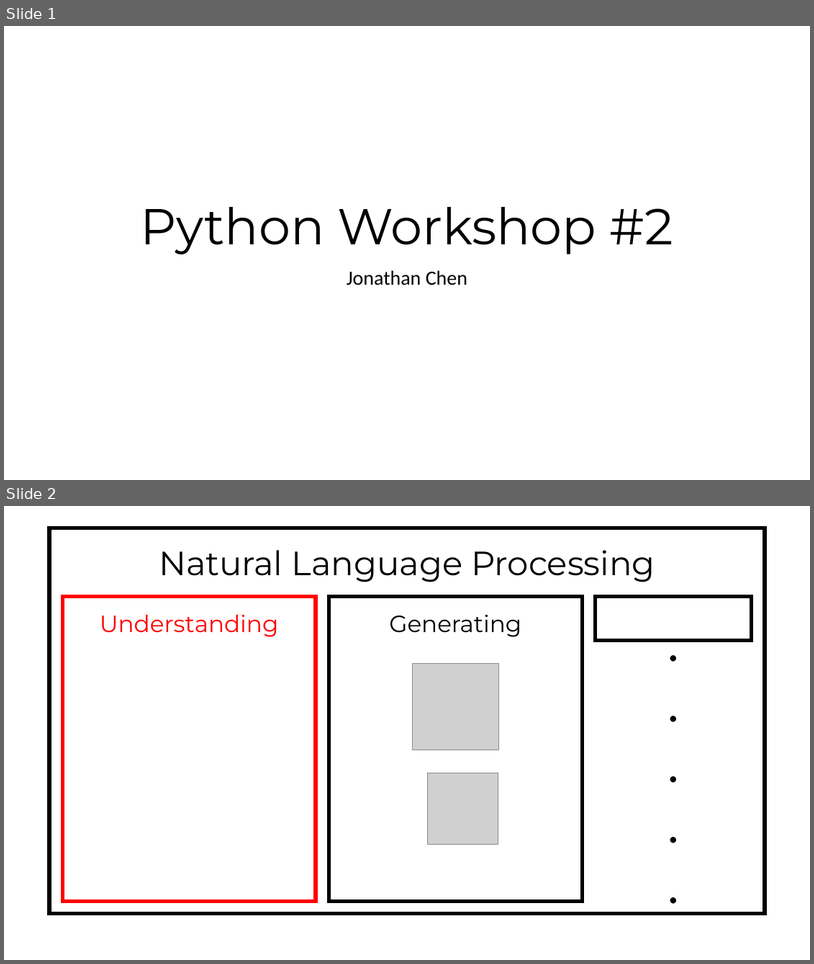
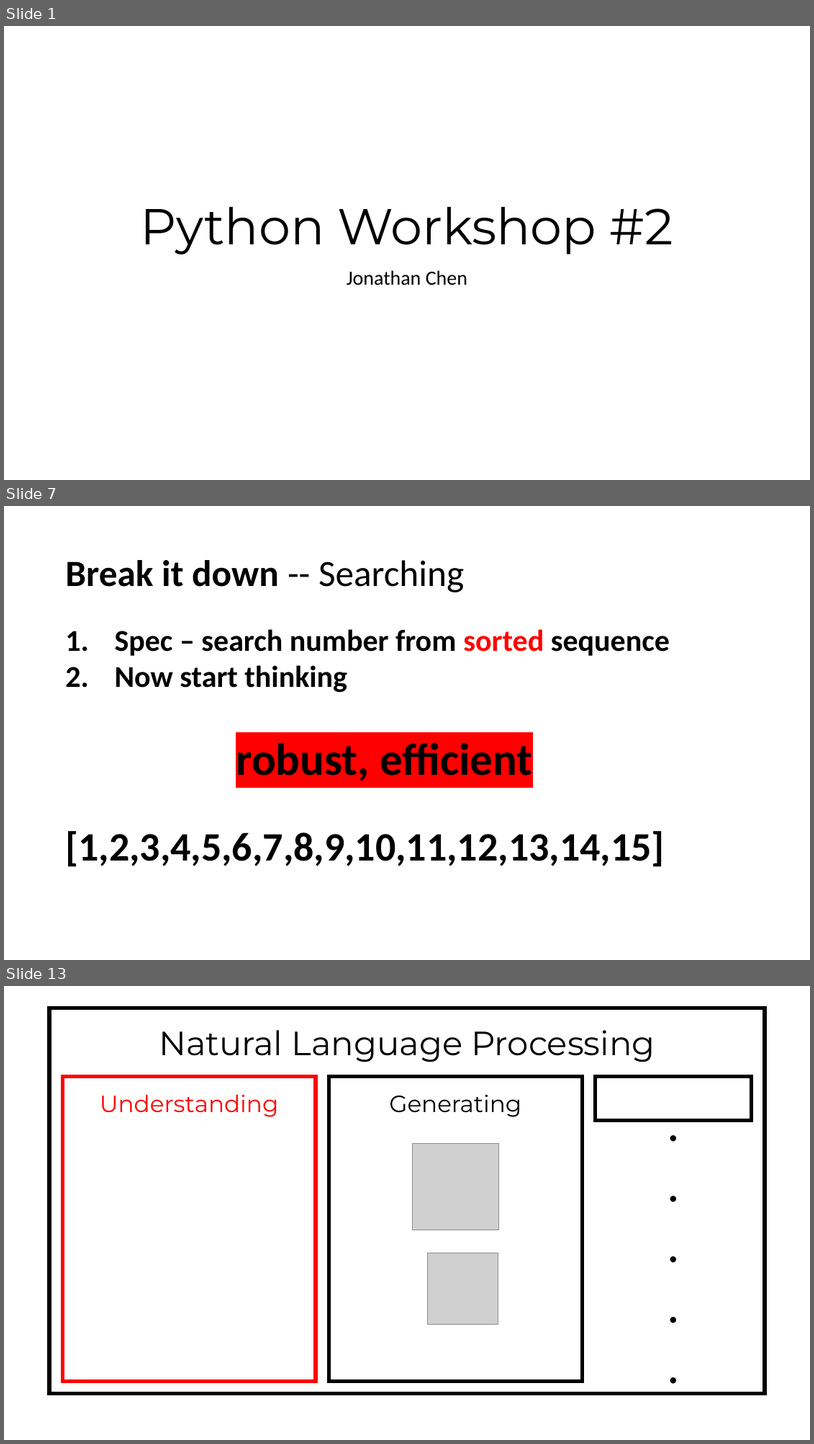
Before and after one commit to Chenct-jonathan/25ss_PyLab, a slide deck: slides/Python_Workshop_2.pptx. Shown one above the other, each under a label of ours: slides 1 and 2 before the commit, slides 1, 7 and 13 after it; the slides between them are not shown. The pictures are 814x964 and 814x1444 pixels, drawn with LibreOffice and Linux fonts; fonts in the diff are those of the drawing; grey boxes stand for pictures. Boxes give left, top, right and bottom in pixels: in the first picture for what was removed or moved away, otherwise in the second. Text is boxed around its words. In the diff, an @@ line names an element or a change of style, - is before the commit and + after.

```diff
--- a/slides/Python_Workshop_2.pptx
+++ b/slides/Python_Workshop_2.pptx
@@ slide 7 added at [4, 506, 810, 960], background #FFFFFF @@
@@ title added at [65, 560, 464, 592], 44 pt, text #000000, bold @@
+Break it down -- Searching
@@ text added at [65, 629, 670, 867], 36 pt, text #000000, bold @@
+1. Spec – search number from sorted sequence
+2. Now start thinking
+robust, efficient
+[1,2,3,4,5,6,7,8,9,10,11,12,13,14,15]
@@ what was slide 2 is now slide 13 @@
```
Also in this commit, not shown: 1 slide changed, 11 other slides added, 3 slides removed.
